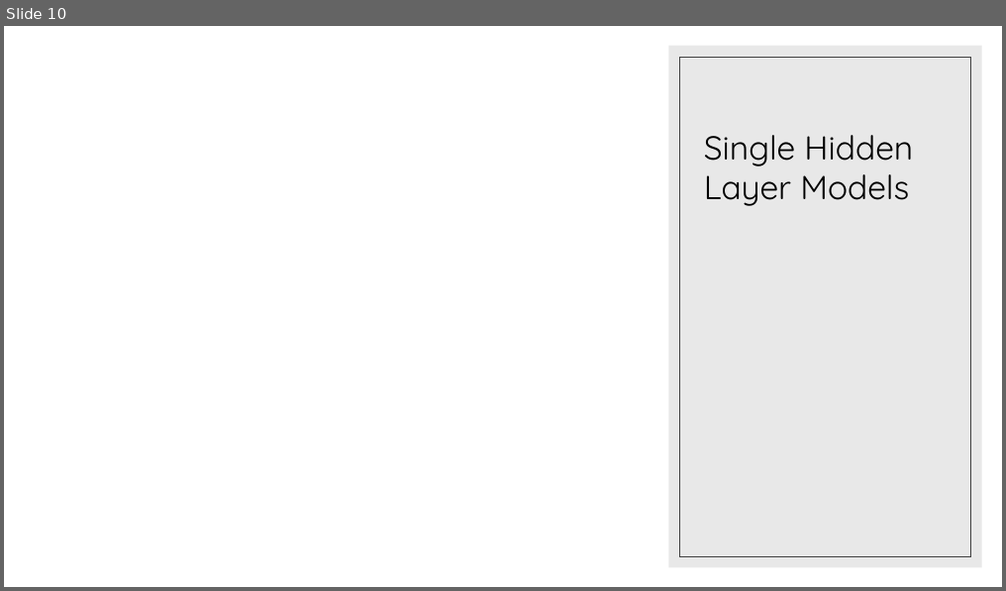
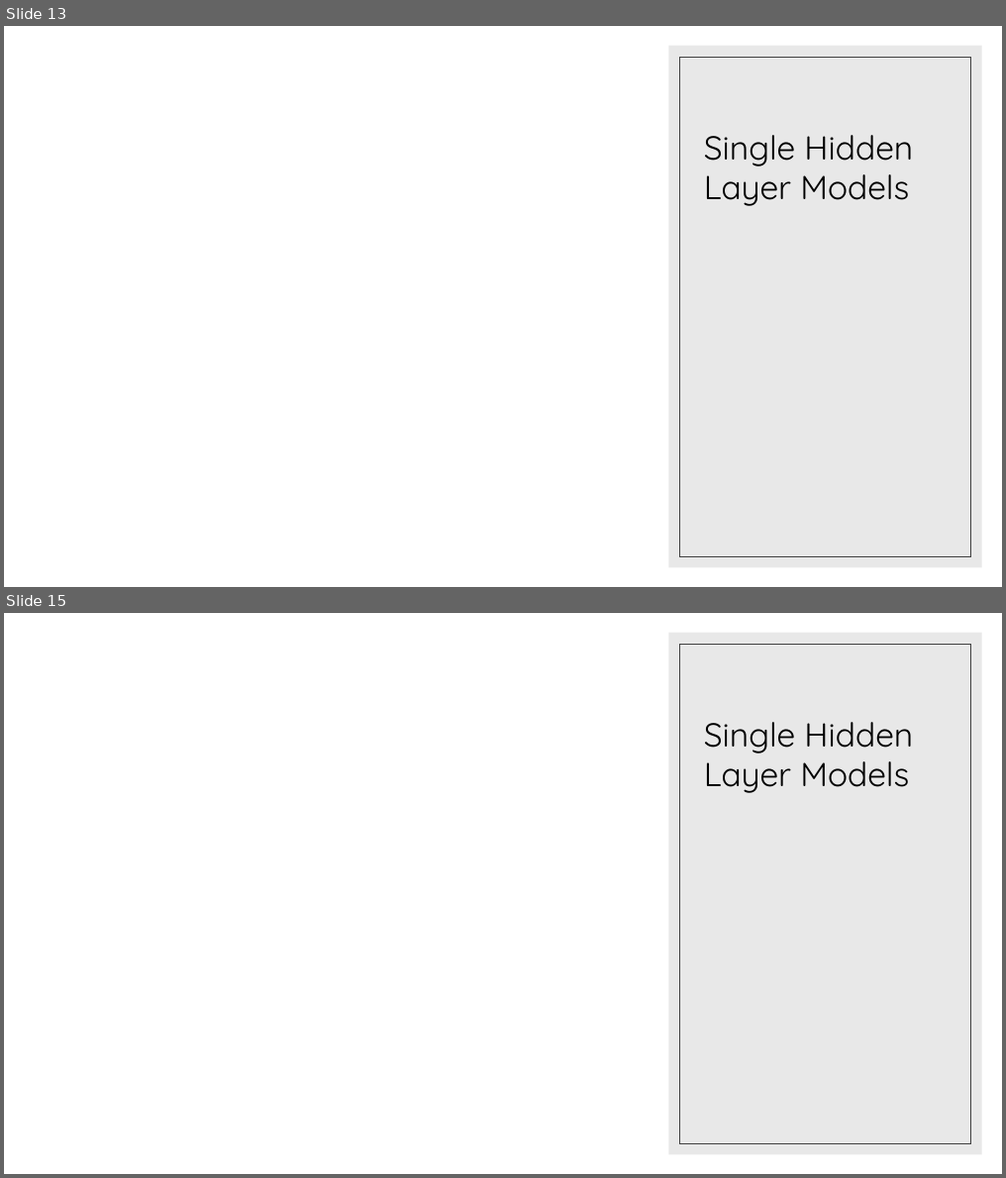
Before and after one commit to landonbuell/Convolutional-Neural-Networks, a slide deck: Presentations/09_04_2020/Modeling Attack Functions.pptx. Shown one above the other, each under a label of ours: slide 10 before the commit, slides 13 and 15 after it; the slides between them are not shown. The pictures are 1006x591 and 1006x1178 pixels, drawn with LibreOffice and Linux fonts; fonts in the diff are those of the drawing; grey boxes stand for pictures. Boxes give left, top, right and bottom in pixels: in the first picture for what was removed or moved away, otherwise in the second. Text is boxed around its words. In the diff, an @@ line names an element or a change of style, - is before the commit and + after.

```diff
--- a/Presentations/09_04_2020/Modeling Attack Functions.pptx
+++ b/Presentations/09_04_2020/Modeling Attack Functions.pptx
@@ slide 15 added at <box>4,613,1002,1174</box>, background #FFFFFF; not listed: 2 template elements that a slide beside it also shows @@
@@ title added at <box>704,722,913,793</box>, 32 pt, text #000000 @@
+Single Hidden Layer Models
@@ what was slide 10 is now slide 13 @@
```
Also in this commit, not shown: 1 slide changed, 5 other slides added, 5 other files.
